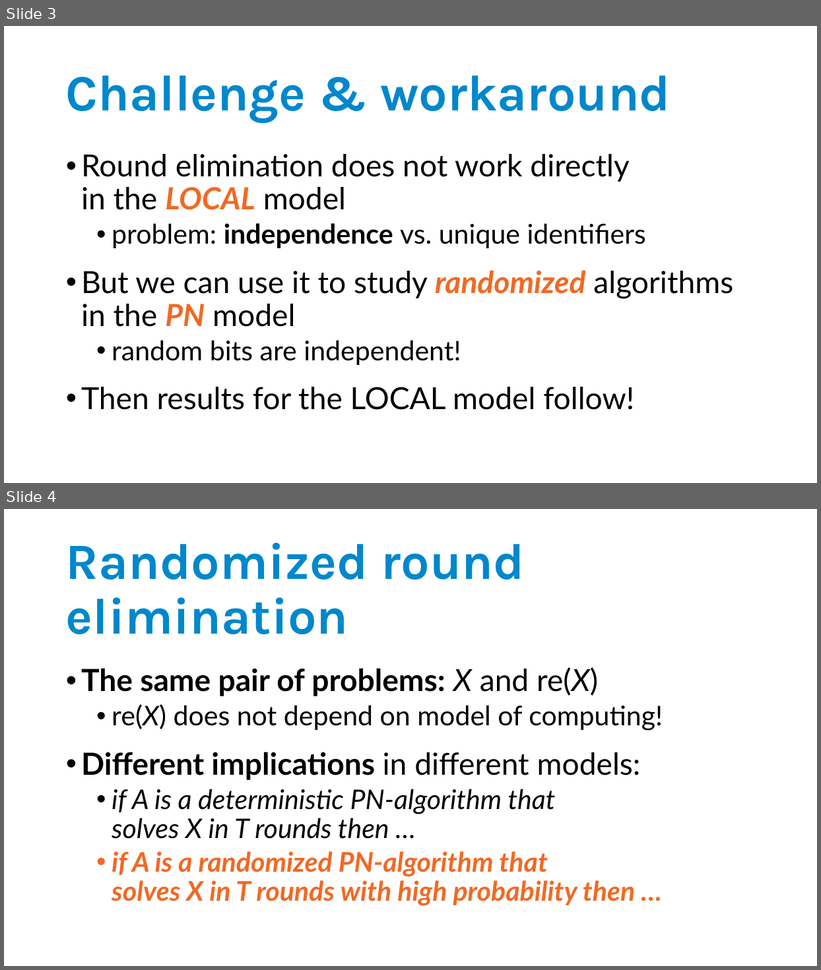
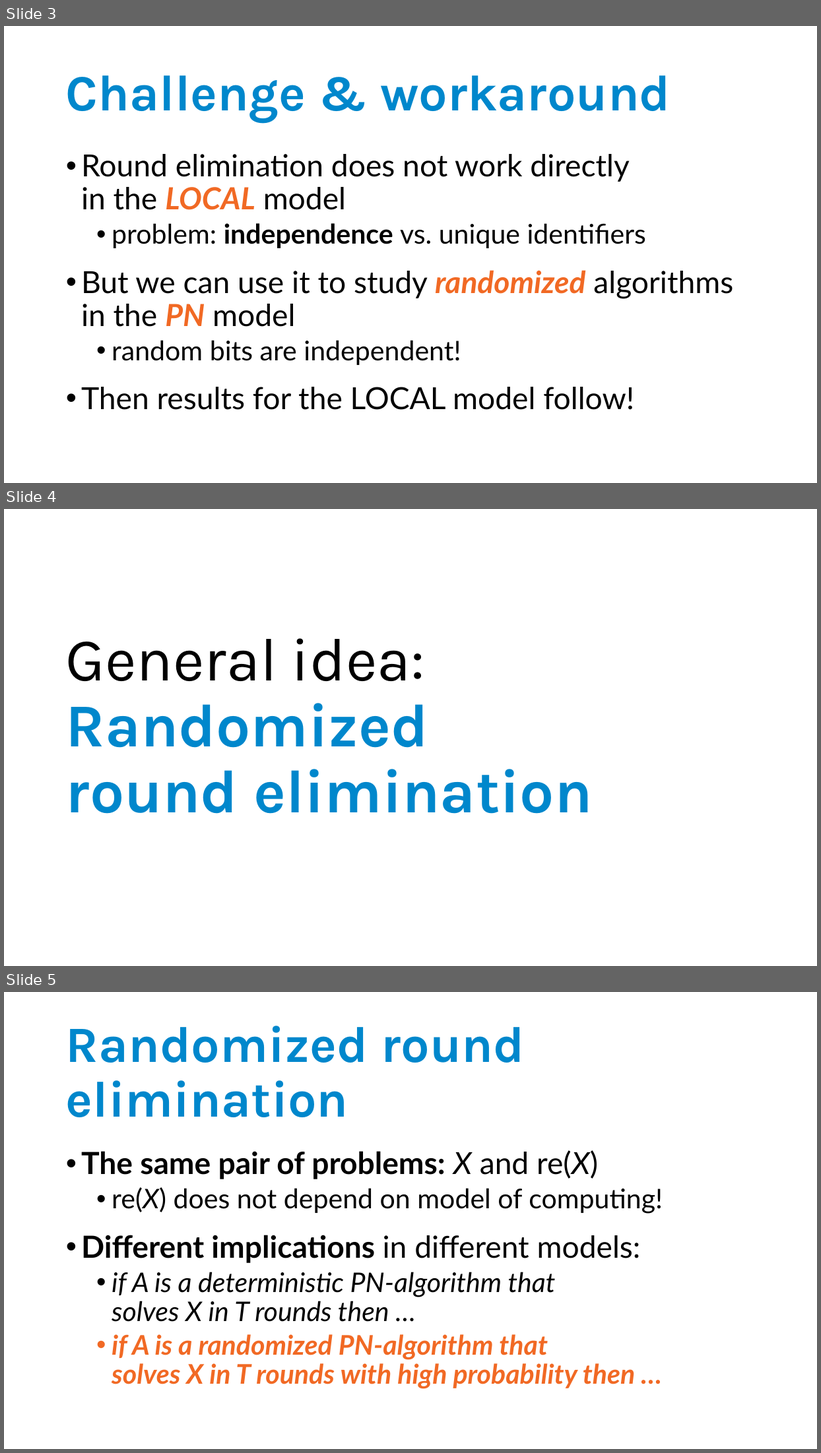
Before and after one commit to suomela/da2020, a slide deck: slides/da2021-lecture-11.pptx. Shown one above the other, each under a label of ours: slides 3 and 4 before the commit, slides 3, 4 and 5 after it. The pictures are 821x970 and 821x1453 pixels, drawn with LibreOffice and Linux fonts; fonts in the diff are those of the drawing. Boxes give left, top, right and bottom in pixels: in the first picture for what was removed or moved away, otherwise in the second. Text is boxed around its words. In the diff, an @@ line names an element or a change of style, - is before the commit and + after.

Commit message:
Updates for 2021.

```diff
--- a/slides/da2021-lecture-11.pptx
+++ b/slides/da2021-lecture-11.pptx
@@ slide 4 added at (x1=4, y1=509, x2=817, y2=966), background #FFFFFF @@
@@ text added at (x1=66, y1=638, x2=593, y2=814), 72 pt, text #0087CC, bold @@
+General idea:
+Randomized
+round elimination
@@ what was slide 4 is now slide 5 @@
```
